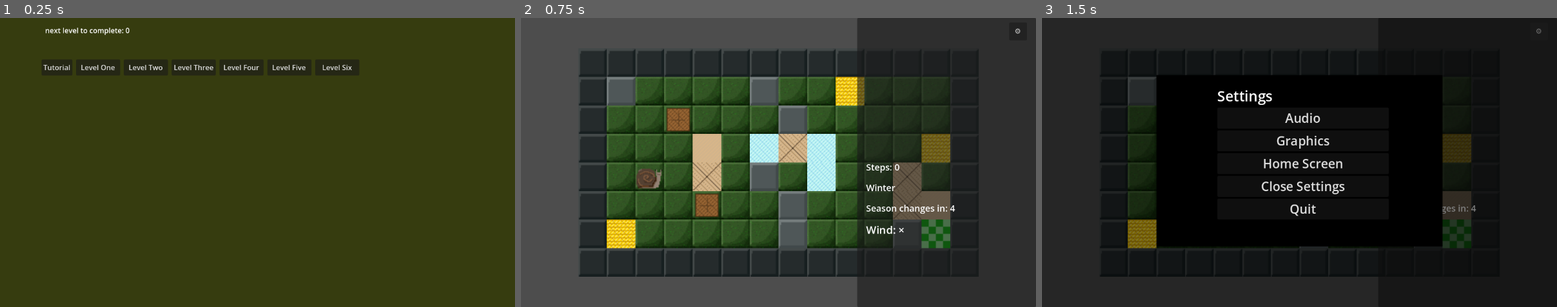
Above: before the commit, frames 1-3 (left to right).
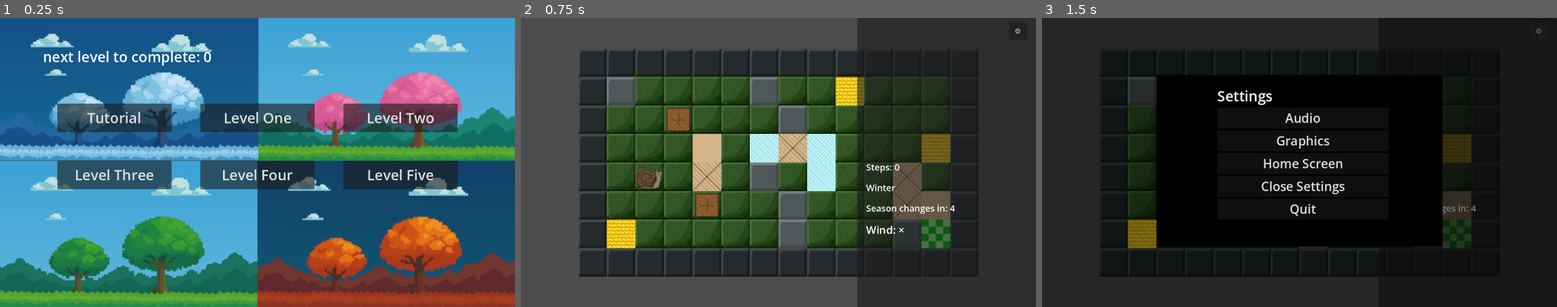
Above: after the commit, the same moments.

Repository: Caleb-sbani/project-seasons
Game: Godot game, scene res://scenes/LevelSelect.tscn
Two runs of this game, one before a commit and one after it. Both use one fixed random seed, a clock stepped at 60 frames per second and the inputs below.
Inputs:
- Up to frame 1 (0.25 s): no input
- Up to frame 2 (0.75 s): click "Level One" at 0.5 s
- Up to frame 3 (1.5 s): click "⚙" at 1.25 s

The runs differ from the first frame. In frame 1, 100% of the frame differs, in the area x 0-100%, y 0-100%; in frame 2, nothing differs; in frame 3, nothing differs.
Error after the commit: Invalid access to property or key 'pressed' on a base object of type 'null instance'. (res://scripts/level_select.gd:10)

Commit message:
Update LevelSelect.tscn

Diff:
--- a/GameFiles/project-seasons/scenes/LevelSelect.tscn
+++ b/GameFiles/project-seasons/scenes/LevelSelect.tscn
@@ -2,6 +2,10 @@
 
 [ext_resource type="Script" uid="uid://c2vq3yemw13sf" path="res://scripts/level_select.gd" id="1_dbyaq"]
 [ext_resource type="Script" uid="uid://ic7f5yvouyji" path="res://scripts/Next_level.gd" id="2_egmj1"]
+[ext_resource type="Texture2D" uid="uid://r6xifasbtow6" path="res://assets/backrounds/bg_Autumn.png" id="3_yxdfm"]
+[ext_resource type="Texture2D" uid="uid://cj4qd0ecluije" path="res://assets/backrounds/bg_summer.png" id="4_3p8qn"]
+[ext_resource type="Texture2D" uid="uid://c6x3equrtaftp" path="res://assets/backrounds/bg_spring.png" id="5_t7n47"]
+[ext_resource type="Texture2D" uid="uid://dwwy2gnjtbsw6" path="res://assets/backrounds/bg_winter.png" id="6_0t37j"]
 
 [sub_resource type="GDScript" id="GDScript_dbyaq"]
 script/source = "extends Button
@@ -20,69 +24,91 @@
 [node name="LevelSelect" type="Node2D" unique_id=1756725111]
 script = ExtResource("1_dbyaq")
 
-[node name="ColorRect" type="ColorRect" parent="." unique_id=1715529942]
+[node name="Autumm" type="TextureRect" parent="." unique_id=1955860739]
+z_index = -5
+offset_left = 576.0
+offset_top = 320.0
 offset_right = 1152.0
-offset_bottom = 739.0
-color = Color(0.21217975, 0.23586228, 0.060879074, 1)
+offset_bottom = 648.0
+texture = ExtResource("3_yxdfm")
+
+[node name="Summer" type="TextureRect" parent="." unique_id=1395204277]
+z_index = -5
+offset_top = 320.0
+offset_right = 576.0
+offset_bottom = 648.0
+texture = ExtResource("4_3p8qn")
+
+[node name="Spring" type="TextureRect" parent="." unique_id=1615683852]
+z_index = -5
+offset_left = 576.0
+offset_right = 1152.0
+offset_bottom = 320.0
+texture = ExtResource("5_t7n47")
+
+[node name="Winter" type="TextureRect" parent="." unique_id=951593649]
+z_index = -5
+offset_right = 578.0
+offset_bottom = 319.0
+texture = ExtResource("6_0t37j")
 
 [node name="Level1" type="Button" parent="." unique_id=1708844162]
-offset_left = 170.0
-offset_top = 93.0
-offset_right = 268.7097
-offset_bottom = 129.0
+offset_left = 448.0
+offset_top = 192.0
+offset_right = 704.0
+offset_bottom = 256.0
+theme_override_font_sizes/font_size = 32
 text = "Level One"
 script = SubResource("GDScript_dbyaq")
 
 [node name="Tutorial" type="Button" parent="." unique_id=626727864]
-offset_left = 93.0
-offset_top = 93.0
-offset_right = 162.0
-offset_bottom = 129.0
+offset_left = 128.0
+offset_top = 192.0
+offset_right = 384.0
+offset_bottom = 256.0
+theme_override_font_sizes/font_size = 32
 text = "Tutorial"
 
 [node name="Label" type="Label" parent="." unique_id=369200967]
-offset_left = 101.0
-offset_top = 16.0
-offset_right = 1114.0
-offset_bottom = 81.0
+offset_left = 96.0
+offset_top = 64.0
+offset_right = 1109.0
+offset_bottom = 129.0
+theme_override_font_sizes/font_size = 32
 script = ExtResource("2_egmj1")
 
 [node name="Level2" type="Button" parent="." unique_id=1791447200]
-offset_left = 277.0
-offset_top = 93.0
-offset_right = 375.7097
-offset_bottom = 129.0
+offset_left = 768.0
+offset_top = 192.0
+offset_right = 1024.0
+offset_bottom = 256.0
+theme_override_font_sizes/font_size = 32
 text = "Level Two"
 script = SubResource("GDScript_dbyaq")
 
 [node name="Level3" type="Button" parent="." unique_id=802032057]
-offset_left = 384.0
-offset_top = 93.0
-offset_right = 482.7097
-offset_bottom = 129.0
+offset_left = 128.0
+offset_top = 320.0
+offset_right = 384.0
+offset_bottom = 384.0
+theme_override_font_sizes/font_size = 32
 text = "Level Three"
 script = SubResource("GDScript_dbyaq")
 
 [node name="Level4" type="Button" parent="." unique_id=1281503812]
-offset_left = 491.0
-offset_top = 93.0
-offset_right = 589.7097
-offset_bottom = 129.0
+offset_left = 448.0
+offset_top = 320.0
+offset_right = 704.0
+offset_bottom = 384.0
+theme_override_font_sizes/font_size = 32
 text = "Level Four"
 script = SubResource("GDScript_dbyaq")
 
 [node name="Level5" type="Button" parent="." unique_id=577933339]
-offset_left = 598.0
-offset_top = 93.0
-offset_right = 696.7097
-offset_bottom = 129.0
+offset_left = 768.0
+offset_top = 320.0
+offset_right = 1024.0
+offset_bottom = 384.0
+theme_override_font_sizes/font_size = 32
 text = "Level Five"
 script = SubResource("GDScript_dbyaq")
-
-[node name="Level6" type="Button" parent="." unique_id=299453914]
-offset_left = 705.0
-offset_top = 93.0
-offset_right = 803.7097
-offset_bottom = 129.0
-text = "Level Six"
-script = SubResource("GDScript_dbyaq")
